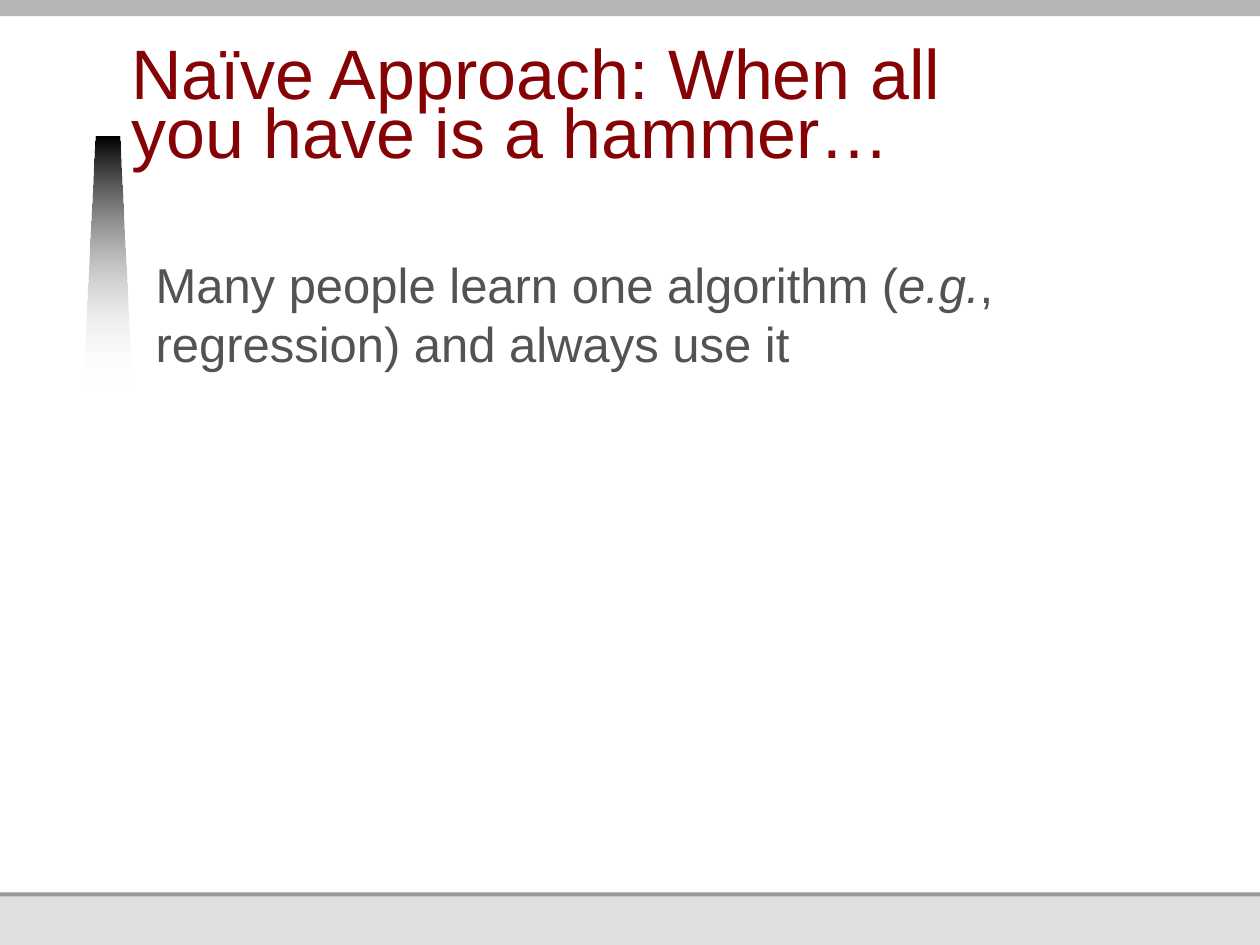
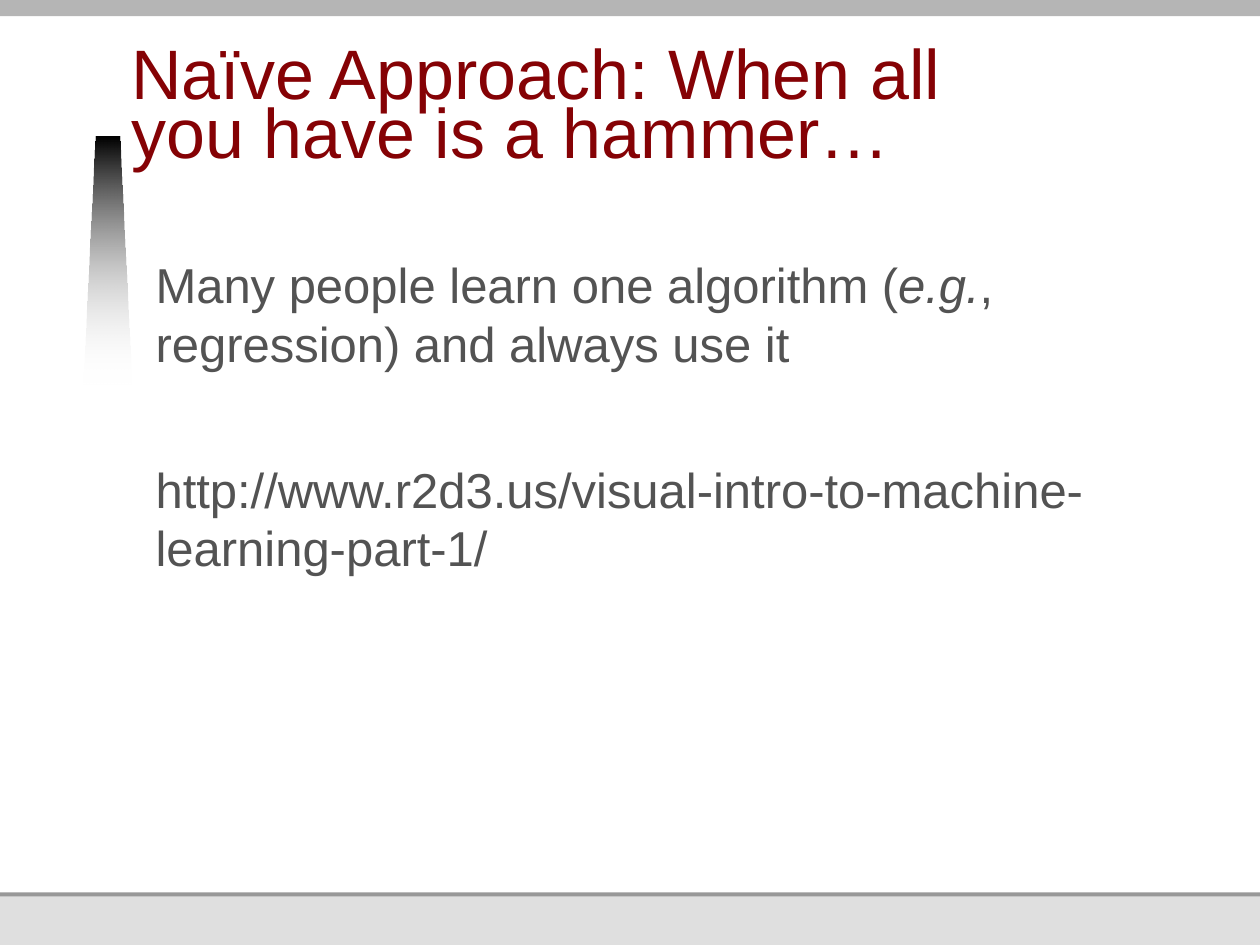
Before and after one commit to jmankoff/data, a slide deck: slide 2 of Lectures/12 Machine Learning I Training and Testing.pptx. Drawn at 1260x945 pixels with LibreOffice and Linux fonts; fonts in the diff are those of the drawing; background and template pictures are left out. Boxes give left, top, right and bottom in pixels: in the first picture for what was removed or moved away, otherwise in the second. Text is boxed around its words. In the diff, an @@ line names an element or a change of style, - is before the commit and + after.

```diff
--- a/Lectures/12 Machine Learning I Training and Testing.pptx
+++ b/Lectures/12 Machine Learning I Training and Testing.pptx
@@ text at [156, 472, 1083, 576]: paragraph added @@
+http://www.r2d3.us/visual-intro-to-machine-learning-part-1/
```
Also in this commit, not shown: 24 other files.
